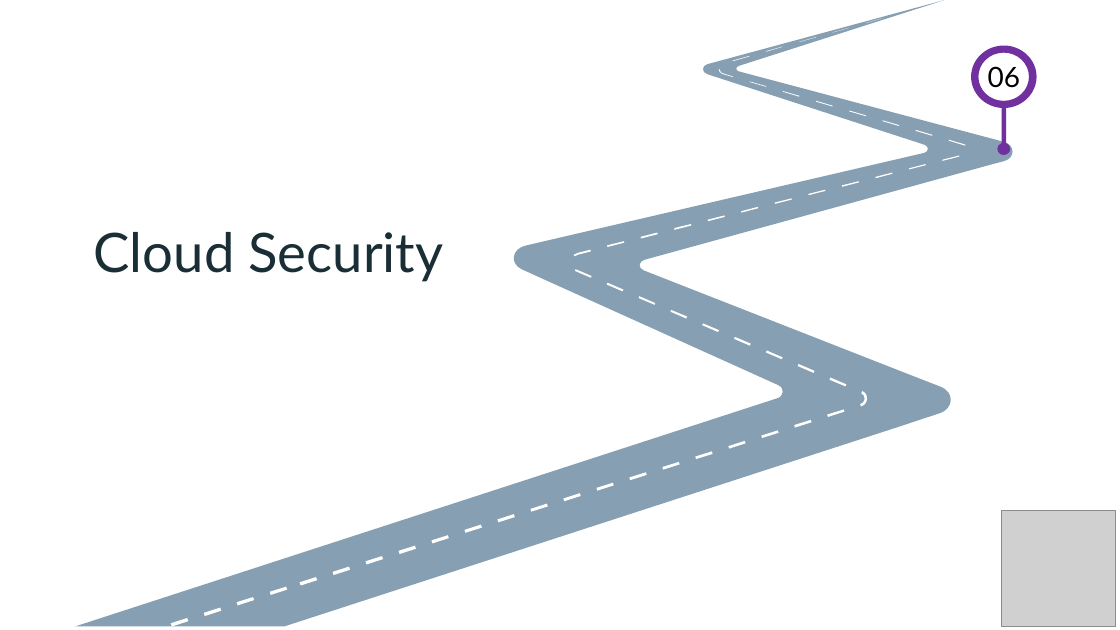
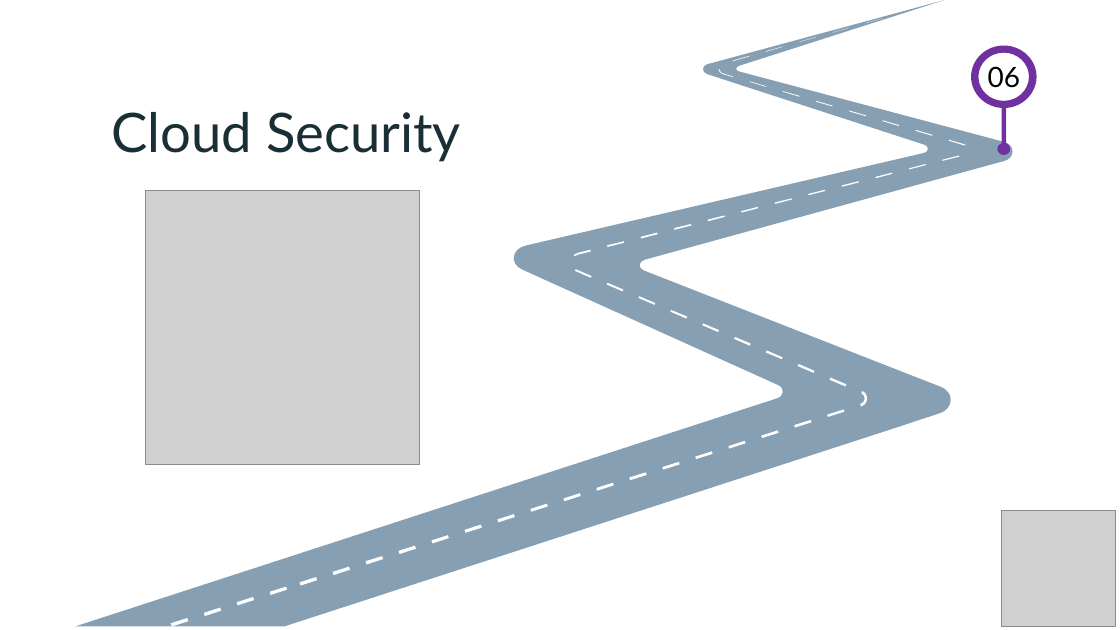
Before and after one commit to OsamahAlnasser/TotallyNotLame, a slide deck: slide 11 of Cybersecurity Academy (Teams C & D).pptx. Drawn at 1120x630 pixels with LibreOffice and Linux fonts; fonts in the diff are those of the drawing; grey boxes stand for pictures; background and template pictures are left out. Boxes give left, top, right and bottom in pixels: in the first picture for what was removed or moved away, otherwise in the second. Text is boxed around its words. In the diff, an @@ line names an element or a change of style, - is before the commit and + after.

```diff
--- a/Cybersecurity Academy (Teams C & D).pptx
+++ b/Cybersecurity Academy (Teams C & D).pptx
@@ text "Cloud Security": place and size @@
-text "Cloud Security" at [94,232,443,282]
+text "Cloud Security" at [111,112,461,162]
@@ picture added at [146,190,420,465] @@
```
Also in this commit, not shown: 7 other slides changed, 2 slides added, 1 slide removed.
